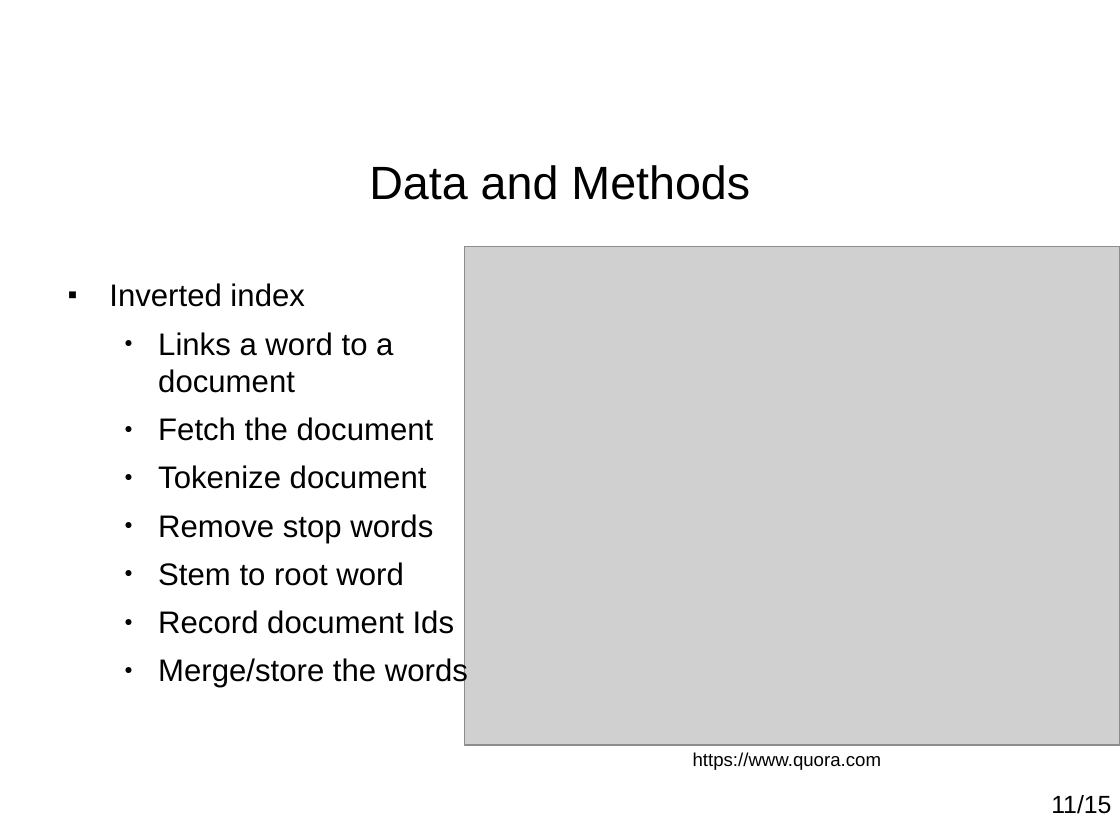
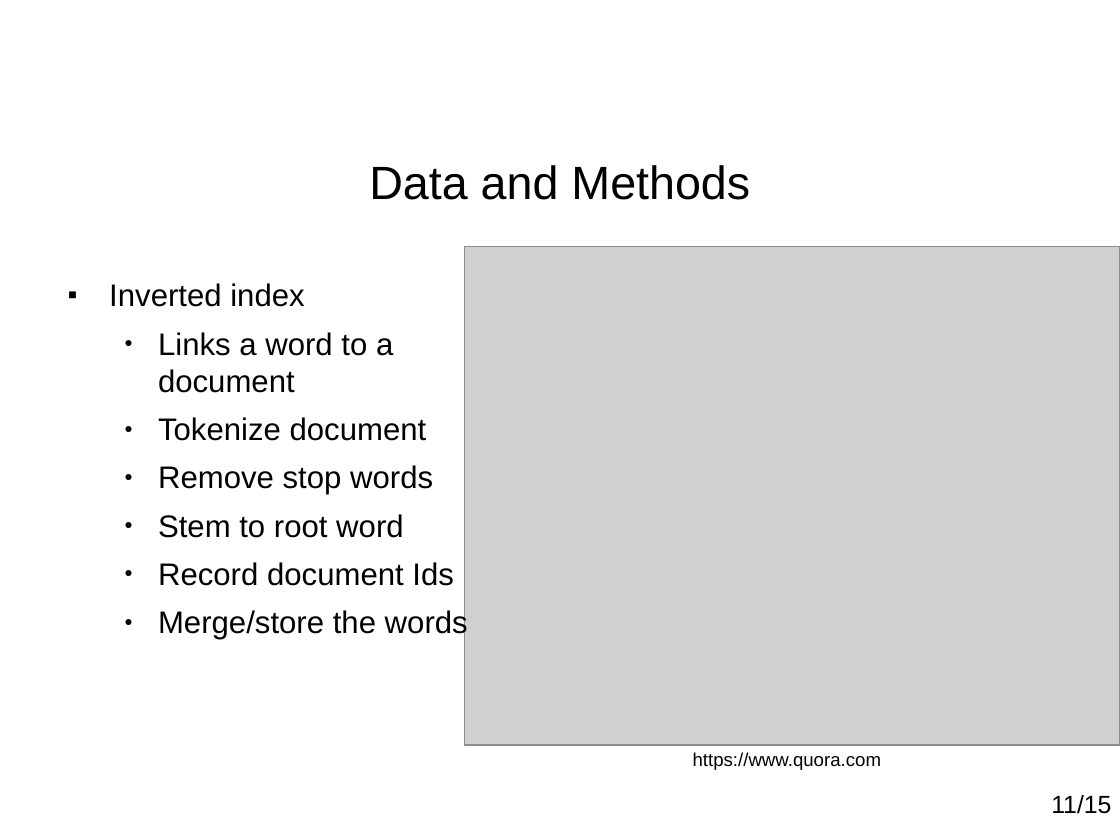
Before and after one commit to paulohq/apresentacao-L2AP, a slide deck: slide 12 of apresentacao-L2AP.ppt. Drawn at 1120x840 pixels with LibreOffice and Linux fonts; fonts in the diff are those of the drawing; grey boxes stand for pictures; background and template pictures are left out. Boxes give left, top, right and bottom in pixels: in the first picture for what was removed or moved away, otherwise in the second. Text is boxed around its words. In the diff, an @@ line names an element or a change of style, - is before the commit and + after.

```diff
--- a/apresentacao-L2AP.ppt
+++ b/apresentacao-L2AP.ppt
@@ text "Inverted index" at <box>109,283,468,640</box>: indent changed @@
@@ text at <box>158,417,434,441</box>: paragraph removed @@
-  ● Fetch the document
```
Also in this commit, not shown: 12 other slides changed, 4 other files.
